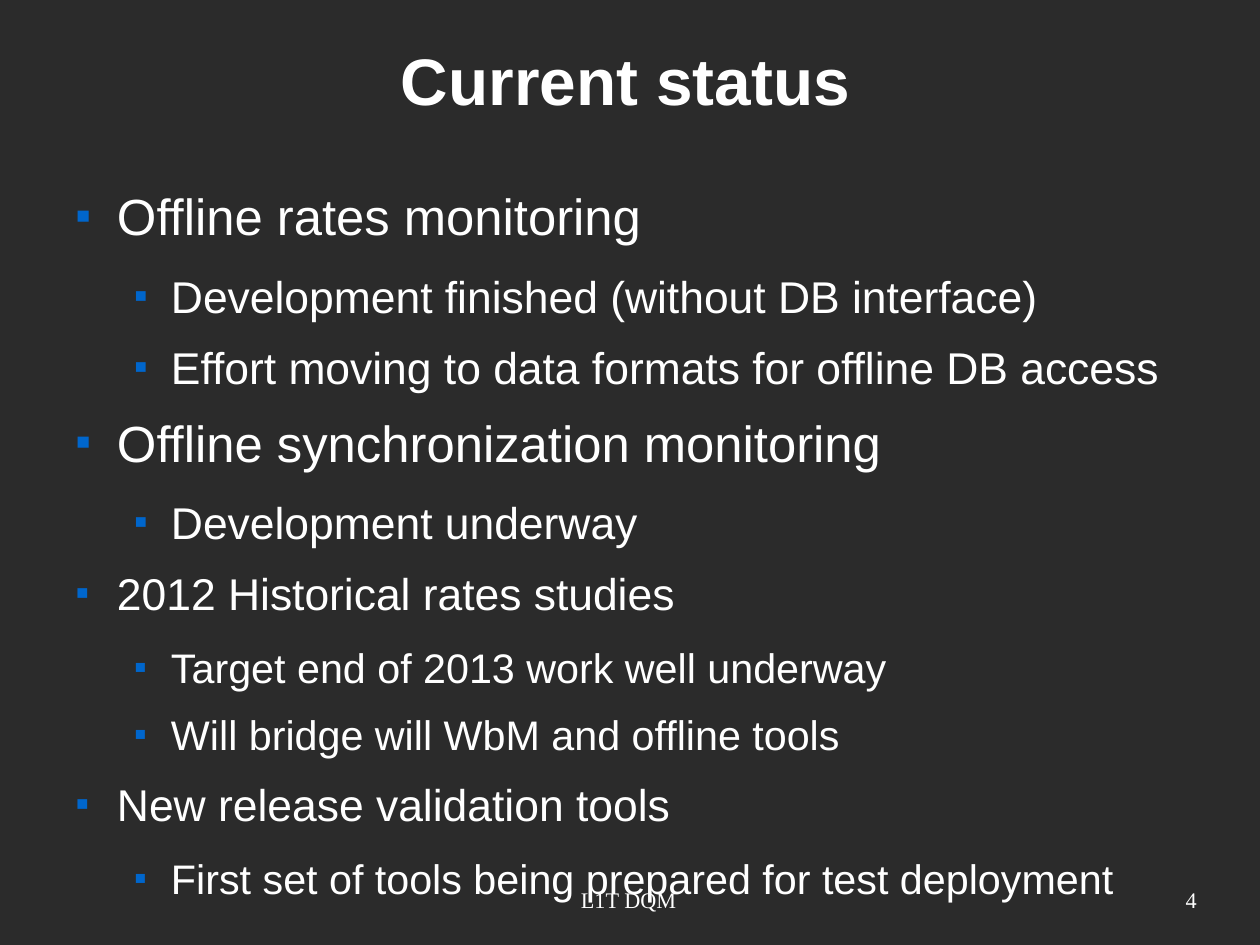
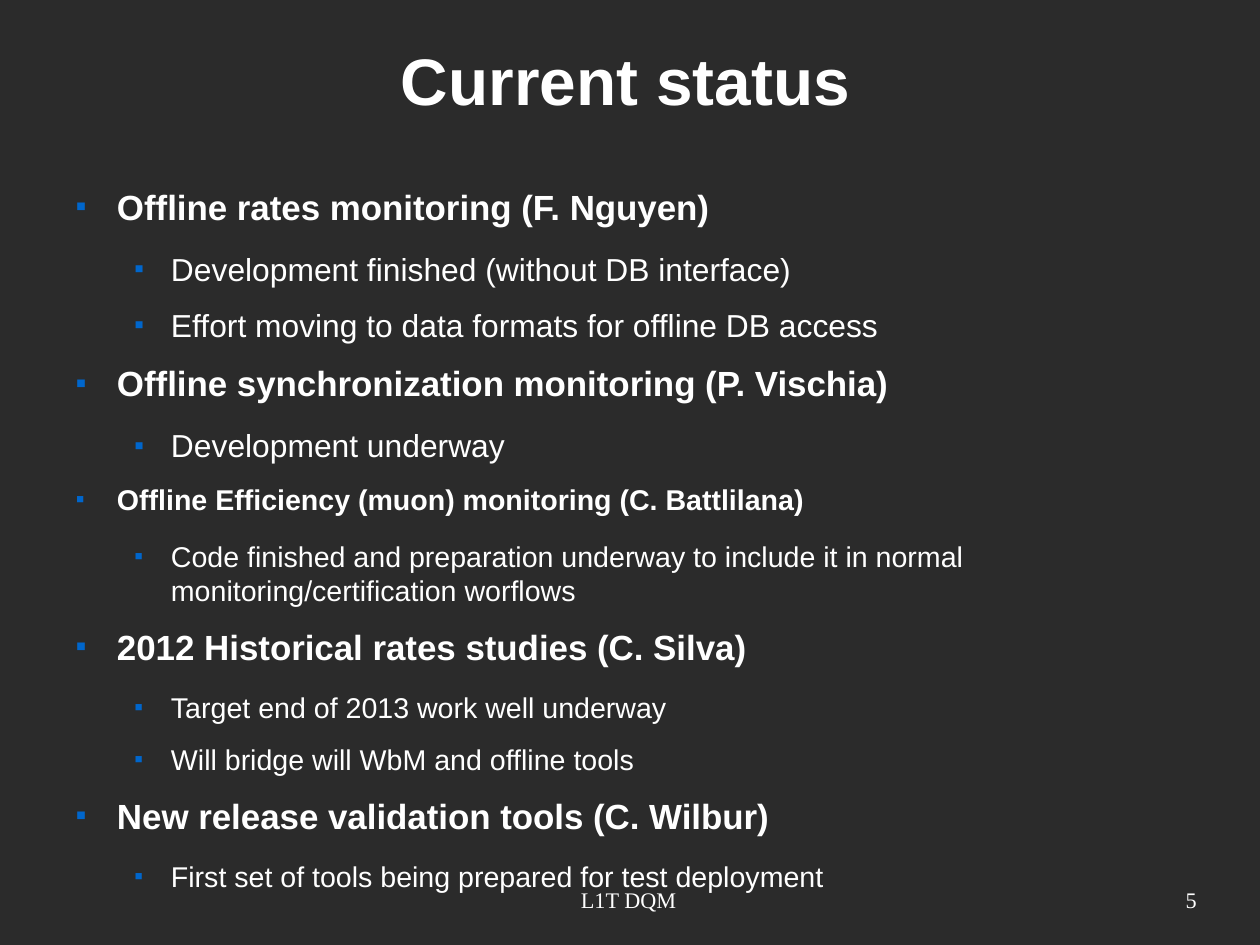
Before and after one commit to joaopela/WorkPresentations, a slide deck: slide 5 of cms/L1_TC_DPG/2013-10-22/L1_TC_DPG_2013-10-22_JPela.odp (slide 4 before the commit). Drawn at 1260x945 pixels with LibreOffice and Linux fonts; fonts in the diff are those of the drawing; background and template pictures are left out; a plain dark background stands for a picture behind light text. Boxes give left, top, right and bottom in pixels: in the first picture for what was removed or moved away, otherwise in the second. Text is boxed around its words. In the diff, an @@ line names an element or a change of style, - is before the commit and + after.

```diff
--- a/cms/L1_TC_DPG/2013-10-22/L1_TC_DPG_2013-10-22_JPela.odp
+++ b/cms/L1_TC_DPG/2013-10-22/L1_TC_DPG_2013-10-22_JPela.odp
@@ text at bbox=[117, 194, 709, 226]: text changed; size 32 to 22 pt; bold on @@
-■ Offline rates monitoring
+■ Offline rates monitoring (F. Nguyen)
@@ text at bbox=[171, 258, 878, 893]: size 28 to 20 pt in "Development finished (without DB interface)", "Effort moving to data formats for offline ...", "Development underway"; size 26 to 18 pt in "Target end of 2013 work well underway", "Will bridge will WbM and offline tools", "First set of tools being prepared for ..." @@
@@ text at bbox=[117, 370, 888, 403]: text changed; size 32 to 22 pt; bold on @@
-■ Offline synchronization monitoring
+■ Offline synchronization monitoring (P. Vischia)
@@ text at bbox=[117, 489, 963, 667]: text changed; size 28 to 18 pt @@
-■ 2012 Historical rates studies
+■ Offline Efficiency (muon) monitoring (C. Battlilana)
+  ■ Code finished and preparation underway to include it in normal monitoring/certification worflows
+■ 2012 Historical rates studies (C. Silva)
@@ text at bbox=[117, 803, 769, 836]: text changed; size 28 to 22 pt; bold on @@
-■ New release validation tools
+■ New release validation tools (C. Wilbur)
@@ page number at bbox=[1186, 893, 1197, 909]: text changed @@
-4
+5
```
Also in this commit, not shown: 2 other slides changed, 1 slide added, 1 other file.
